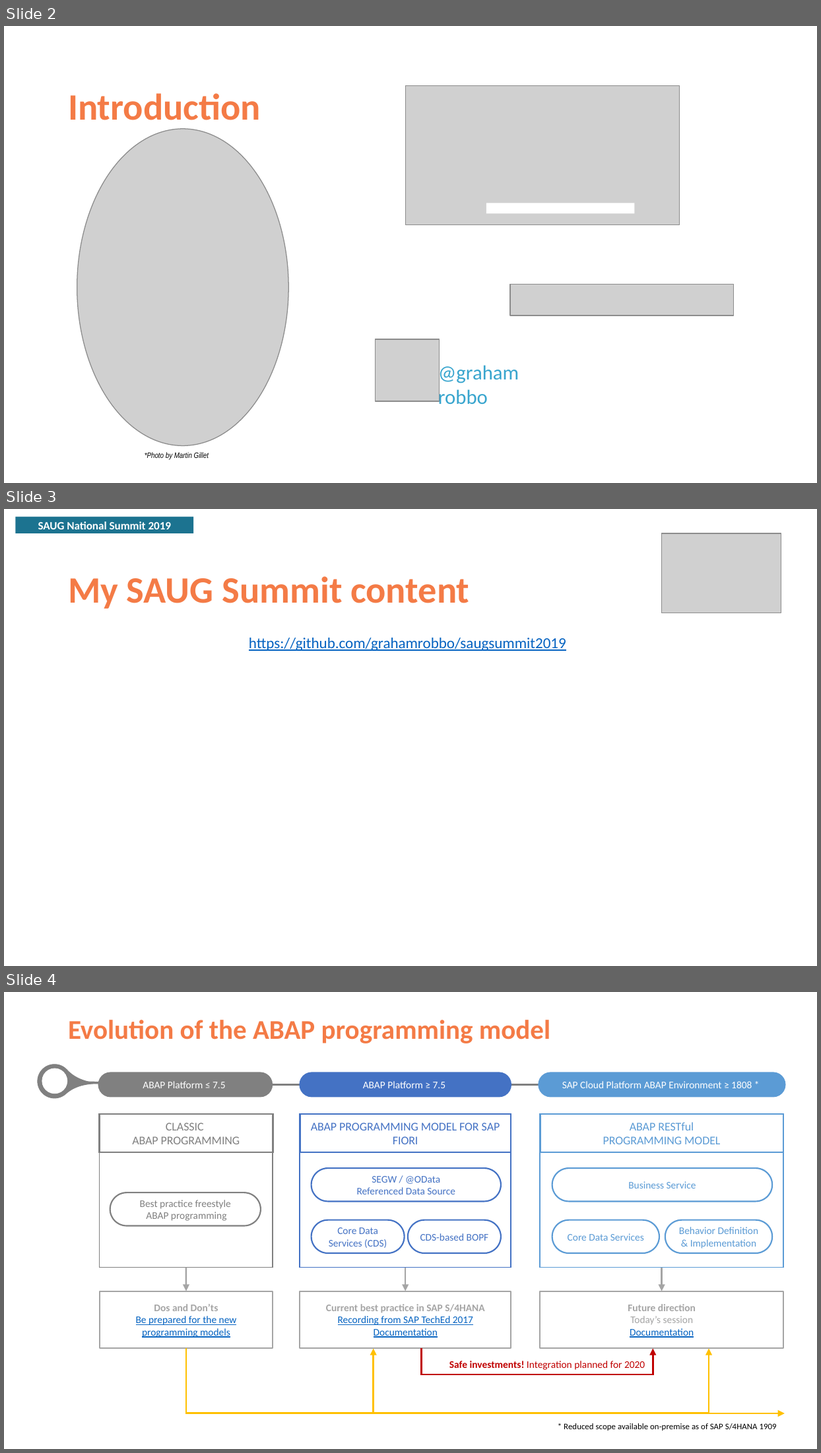
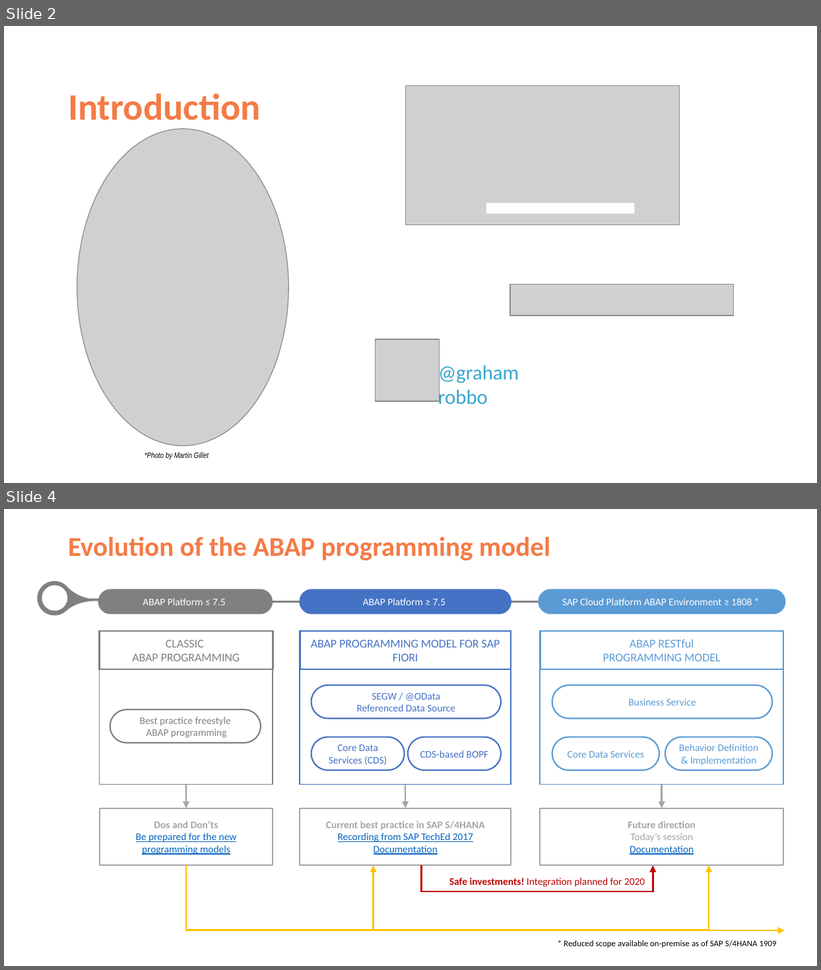
Before and after one commit to grahamrobbo/saugsummit2019, a slide deck: ABAP RAP/RAP.pptx. Shown one above the other, each under a label of ours: slides 2, 3 and 4 before the commit, slides 2 and 4 after it; the slides between them are not shown. The pictures are 821x1453 and 821x970 pixels, drawn with LibreOffice and Linux fonts; fonts in the diff are those of the drawing; grey boxes stand for pictures; background and template pictures are left out. Boxes give left, top, right and bottom in pixels: in the first picture for what was removed or moved away, otherwise in the second. Text is boxed around its words. In the diff, an @@ line names an element or a change of style, - is before the commit and + after.

```diff
--- a/ABAP RAP/RAP.pptx
+++ b/ABAP RAP/RAP.pptx
@@ slide 3 removed at <box>4,509,817,966</box>, background picture (left out) @@
@@ rectangle removed at <box>15,516,193,533</box> @@
-SAUG National Summit 2019
@@ picture removed at <box>662,533,781,613</box> @@
@@ title removed at <box>68,576,469,609</box> @@
-My SAUG Summit content
@@ text removed at <box>249,638,566,651</box> @@
-https://github.com/grahamrobbo/saugsummit2019
```
Also in this commit, not shown: 2 slides added.
